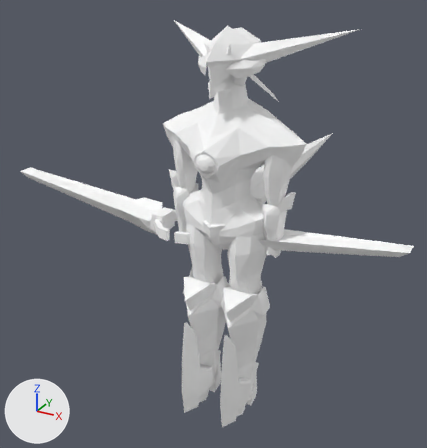
What one commit did to the glTF model packages/bootleg-toys/public/kitbash/L101_300_rovebarrel.glb.
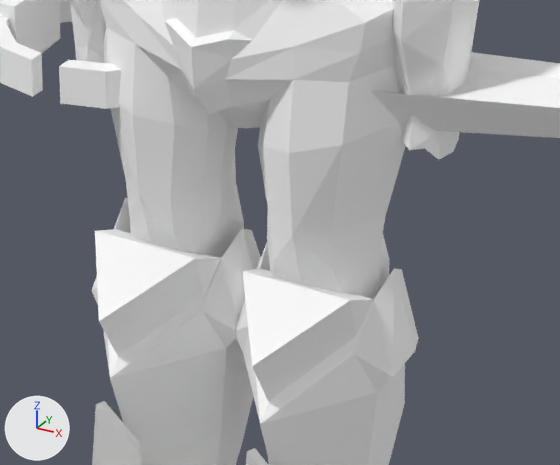
Old and new are each drawn whole from a 50 mm lens placed at (1.099, -2.142, 1.981), pointed at (-0.313, 0.426, 0.697) and again close up on the part from 37% to 72% of the width and 48% to 76% of the height. Every picture has the same lights, and +X, +Y and +Z are marked at lower left. The older version's two pictures come first.

Objects in the first close-up: 'body'.
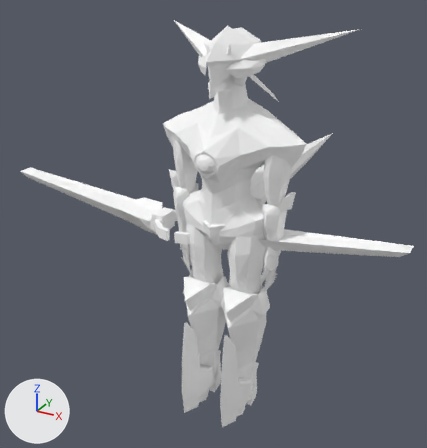
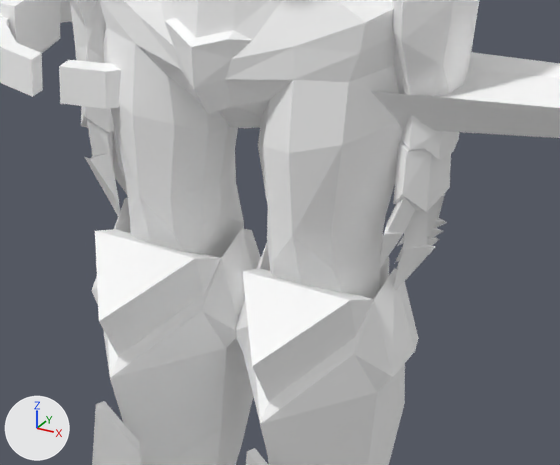
Patch to the scene script:
```diff
--- a/packages/bootleg-toys/public/kitbash/L101_300_rovebarrel.glb.py
+++ b/packages/bootleg-toys/public/kitbash/L101_300_rovebarrel.glb.py
@@ me_mesh_0 @@
 # used by ob_body; location = (0.0, 0.0, 0.0)
-me_mesh_0.from_pydata(...)  # 1137 vertices, 2166 faces; spans x -1.21..0.78, y -0.27..1.42, z 0.0..1.77
+me_mesh_0.from_pydata(...)  # 1245 vertices, 2334 faces; spans x -1.21..0.78, y -0.27..1.42, z 0.0..1.77
+# me_mesh_0 part 1
+# 96 vertices are added at x -0.24..0.24, y -0.08..0.06, z 0.63..0.85
+# 12 new vertices lie (0.0, 0.0, 0.08) away from vertices in x -0.23..0.23, y -0.04..0.04, z 0.77
+# 168 new faces join them
 me_mesh_0.materials.append(mat_material_0)
```

Where the change shows, as pixel boxes (x1, y1, x2, y2) in the close-ups (560 x 465 px):
part 1 of me_mesh_0, added
    after: (81, 106, 451, 291)
